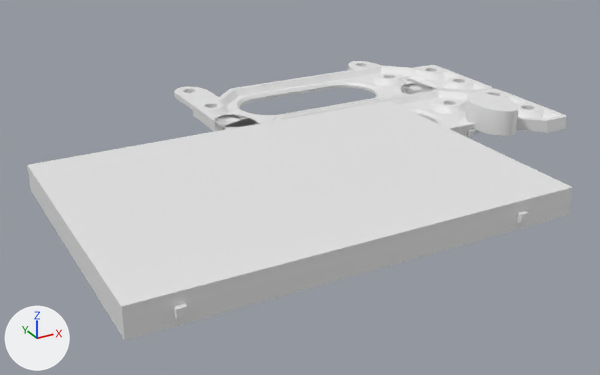
The Blender file hdd-bracket/bracket.blend as it was, and as the next commit left it.
One viewpoint serves both versions: a 50 mm lens placed at (-80.9, -151.1, 75.5), pointed at (11.6, 17.2, -8.6). Every picture has the same lights, and +X, +Y and +Z are marked at lower left.

Objects in the first picture: 'Cube.008', 'Hdd Left2', 'MOCK H2', 'MOCK H3', 'subtract tab R'.
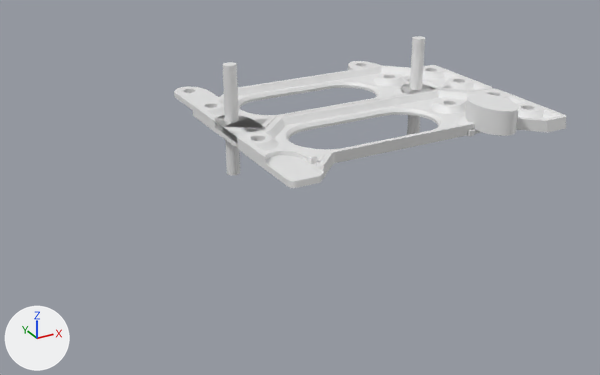
Where the change shows, as pixel boxes (x1, y1, x2, y2) in the pictures (600 x 375 px):
'Cube.008', deleted
    before: (27, 101, 573, 340)
'Hdd Left2', reshaped
    before: (174, 61, 566, 136)
    after: (174, 61, 566, 188)
'neg hole.001', shown
    after: (223, 62, 240, 175)
'neg hole', shown
    after: (407, 36, 425, 135)
'MOCK H2', hidden
    before: (174, 303, 188, 319)
'MOCK H3', hidden
    before: (517, 211, 529, 224)

What changed in the scene script:
```text
Remove ob_cube_008:
    ob_cube_008 = bpy.data.objects.new('Cube.008', me_cube_014)
    ob_cube_008.location = (0.0, 0.0, 0.0)
    ob_cube_008.scale = (50.2, 35.0, 3.3)
Change ob_mock_h3:
    add ob_mock_h3.hide_viewport = True
Change ob_neg_hole:
    remove ob_neg_hole.hide_viewport = True
Change ob_neg_hole_001:
    remove ob_neg_hole_001.hide_viewport = True
Change ob_mock_h2:
    add ob_mock_h2.hide_viewport = True
```
